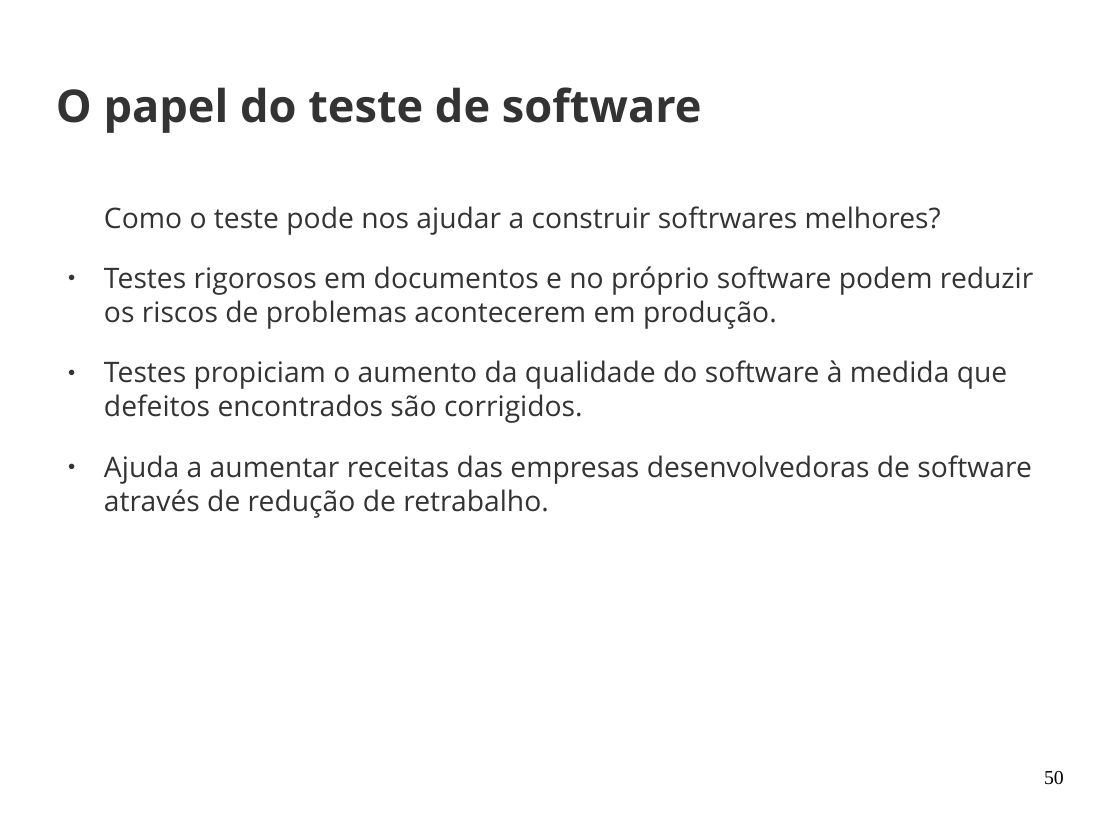
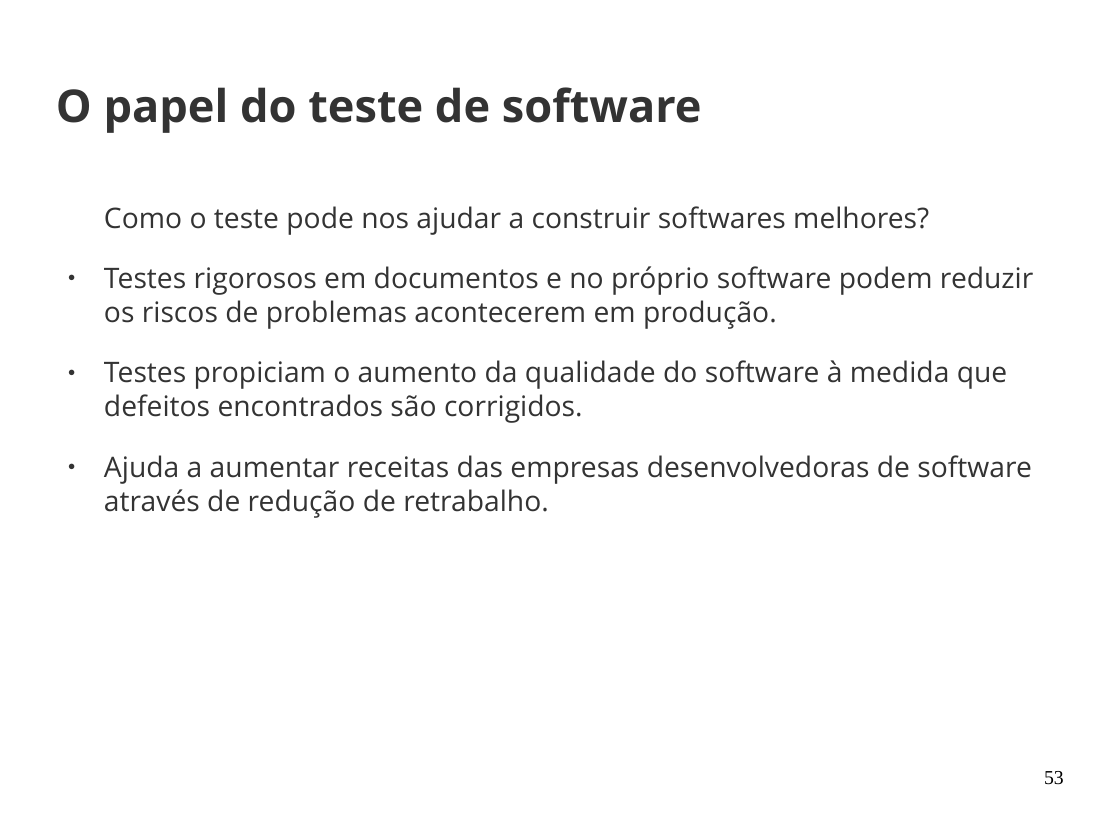
Before and after one commit to joaohelio/eng_de_software, a slide deck: slide 53 of Aulas/20170429/aula_2.odp (slide 50 before the commit). Drawn at 1120x840 pixels with LibreOffice and Linux fonts; fonts in the diff are those of the drawing; background and template pictures are left out. Boxes give left, top, right and bottom in pixels: in the first picture for what was removed or moved away, otherwise in the second. Text is boxed around its words. In the diff, an @@ line names an element or a change of style, - is before the commit and + after.

```diff
--- a/Aulas/20170429/aula_2.odp
+++ b/Aulas/20170429/aula_2.odp
@@ text at (104, 206, 929, 235): text changed @@
-Como o teste pode nos ajudar a construir softrwares melhores?
+Como o teste pode nos ajudar a construir softwares melhores?
@@ page number at (1044, 771, 1064, 785): text changed @@
-50
+53
```
Also in this commit, not shown: 14 other slides changed, 8 slides added.
